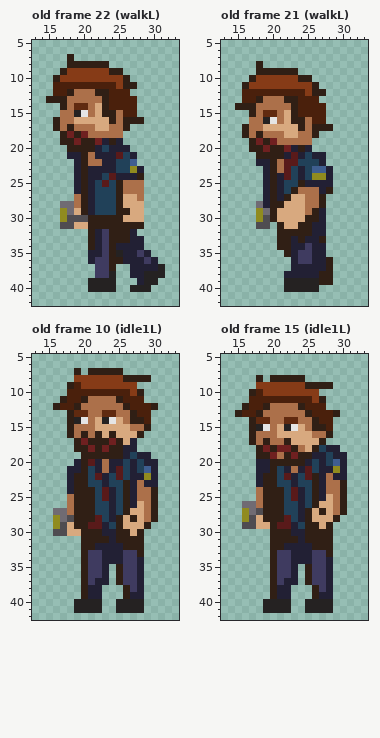
Two versions of one pixel-art file, toxic-terror-gamejam/Assets/Player/Player.aseprite. Above: the version before the commit.
48x48 pixels, 28 frames. Colours within 5 levels of each other are drawn and written as one. Shown: old frame 22 (walkL): x 13..33, y 5..42; old frame 21 (walkL): x 13..33, y 5..42; old frame 10 (idle1L): x 13..33, y 5..42; old frame 15 (idle1L): x 13..33, y 5..42. The commit also changed other frames, which this record leaves out.
After:
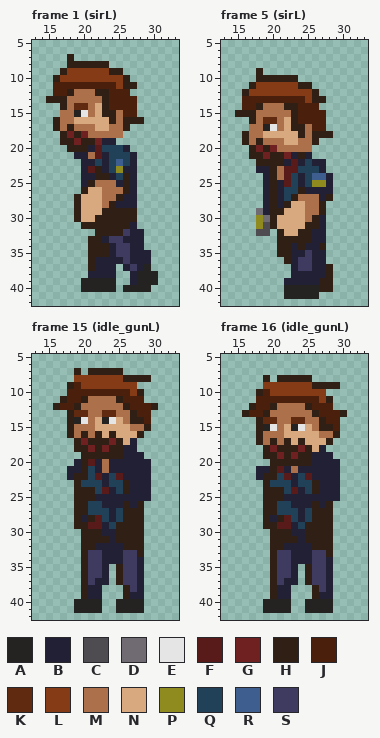
Palette (. is transparent): A #252222  B #222034  C #4f4c51  D #706b73  E #e5e5e5  F #591a1a  G #6f2020  H #301f15  J #4a200c  K #602a10  L #863b17  M #ac704a  N #d8a97f  P #908b1f  Q #214159  R #3f5e90  S #3f3b60
A new or re-ordered frame is compared with the old frame closest to it.
What changed:
frames 28 -> 56
--- frame 1 (sirL) is new; against old frame 22 (walkL)
@@ x 13..33 @@
 18 ....HGHGMMMMM........
-19 ....HHGHHGBHB........
-20 .....HHHHBQBBB.......
-21 .....BBHMBBBFQB......
-22 ......BHMMBBQQR......
-23 ......BHBBBBQQPB.....
-24 ......BHBBQFBBBH.....
-25 ......BHBQFQHMMM.....
-26 ......BHBQQQHMMM.....
-27 ......MHBQQQHNNM.....
-28 ....DDMHBQQQHNNN.....
-29 ....PDNHBQQQHHNN.....
-30 ....PCCCHHHHHNNN.....
-31 ....CCNNHHHHHHHH.....
-32 ........HBSHHHB......
-33 ........HBSHHHBB.....
-34 ........HBSHBBBB.....
-35 ........BBSHABBSB....
-36 ........BSSHHBBBSB...
-37 .........SSH..BBBBA..
-38 .........SSA..BBAAA..
-39 ........AAAA...BAA...
-40 ........AAAA..AAA....
+19 ....HHGHHGBB.........
+20 .....HHHBFQQQB.......
+21 ......BBMFBQQQB......
+22 .......BBQBQRQB......
+23 .......BFHBQPBB......
+24 .......BBHHBQHB......
+25 .......BHMMMBHB......
+26 .......HNNMMMHB......
+27 ......HNNNMMHBB......
+28 ......HNNNMHBBB......
+29 ......HNNNHHHHH......
+30 ......HNNHHHHHH......
+31 .......HHHHHHHB......
+32 .........HHHHSBB.....
+33 ........HHBSSBBB.....
+34 ........HHHBSSBB.....
+35 ........HHHBSSBBB....
+36 ........HBBBBSBBB....
+37 ........HBBB.BSBA....
+38 ........BBBB..BAAA...
+39 .......AAAAA..BAAA...
+40 .......AAAAA.AAAA....
 41 .....................
--- frame 5 (sirL) is new; against old frame 21 (walkL)
@@ x 13..33 @@
  7 .....................
- 8 .....H...............
- 9 .....HHHHHH..........
-10 ....HLLLLLLHH........
-11 ...HLLLLLLLLLH.......
-12 ...JJJJJJJJJLHH......
-13 ...JJHMMMHHJJJ.......
-14 ..HHHMMMMMHJJJJ......
-15 ....HMKKMNHJJJJ......
-16 ....MMAEMNHHMJJ......
-17 ...HMMNNNNNHMHHH.....
-18 ...HMHMMMNNMMH.......
-19 ....HGHGMMMMM........
-20 ....HHGHHGBHB........
-21 .....HHHHBFBQBB......
-22 .....BBHMFFQQQB......
-23 ......BHMFQBQRRB.....
-24 ......BHBFQBQPPB.....
-25 ......BHBQQHBBBB.....
-26 ......BHBQHMMMBH.....
-27 ......BHBHNNMMH......
-28 .....DBHHNNNMMH......
-29 .....PDHNNNNMHB......
-30 .....PCHNNNNHHB......
-31 .....CC.HNNHHBB......
-32 ........HHHHHBB......
-33 ........HHBHBBH......
-34 ........HHBBSBB......
-35 .........HBSSBB......
-36 ..........BSSBBH.....
-37 ..........BBBBBH.....
-38 .........BBBBBHH.....
-39 .........AAAAAHH.....
-40 .........AAAAA.......
-41 .....................
+ 8 .....................
+ 9 .....H...............
+10 .....HHHHHH..........
+11 ....HLLLLLLHH........
+12 ...HLLLLLLLLLH.......
+13 ...JJJJJJJJJLHH......
+14 ...JJHMMMHHJJJ.......
+15 ..HHHMMMMMHJJJJ......
+16 ....HMKKMNHJJJJ......
+17 ....MMAEMNHHMJJ......
+18 ...HMMNNNNNHMHHH.....
+19 ...HMHMMMNNMMH.......
+20 ....HGHGMMMMM........
+21 ....HHGHHGBHB........
+22 .....HHHHBFBQBB......
+23 .....BBHMFFQQQB......
+24 ......BHMFQBQRRB.....
+25 ......BHBFQBQPPB.....
+26 ......BHBQQHBBBB.....
+27 ......BHBQHMMMBH.....
+28 ......BHBHNNMMH......
+29 .....DBHHNNNMMH......
+30 .....PDHNNNNMHB......
+31 .....PCHNNNNHHB......
+32 .....CC.HNNHHBB......
+33 ........HHHHHBB......
+34 ........HHBHBBH......
+35 ........HHBBSBB......
+36 .........HBSSBB......
+37 ..........BSSBBH.....
+38 ..........BBBBBH.....
+39 .........BBBBBHH.....
+40 .........AAAAAHH.....
+41 .........AAAAA.......
 42 .....................
--- frame 15 (idle_gunL) is new; against old frame 10 (idle1L)
@@ x 13..33 @@
 18 ......HHGHGHHBB......
-19 .......HHHHHHBQBB....
-20 ......BHFBMBBQBQBB...
-21 .....BBHQBMBFQBQRB...
-22 .....BHHQFBQFQBBPB...
-23 .....BHHQQBQQHBMBB...
-24 .....BHHHQFBQHBMMH...
-25 .....MHHHQFBQHBMMH...
-26 .....MHHHQQBQHBNMH...
-27 ...DDMHHHQQBQHNNMH...
-28 ...PDCHHHFQBHNHNMH...
-29 ...PCNHHFFBQHNNNH....
-30 ...CCNNHHHBBHHNH.....
+19 .......HHHHHHBBB.....
+20 ......BHFBMBBBBBB....
+21 .....BBHQBMBBBBBB....
+22 .....BHHQFBQFBBBB....
+23 ......HQQQBQQHBBB....
+24 ......HHHQFBQHBBB....
+25 ......HHHBBBBBBBB....
+26 ......HHQQBBBHBH.....
+27 ......HHQQQBQHHH.....
+28 ......HBHFQBQHHH.....
+29 ......HHFFBQHHHH.....
+30 .......HHHBBHHHH.....
 31 .......HHHHBHHHH.....
--- frame 16 (idle_gunL) is new; against old frame 15 (idle1L)
@@ x 13..33 @@
  7 .....................
- 8 .....H.HHHHH.........
- 9 .....LLLLLLLHHHH.....
-10 ....HJLLLLLLLL.......
-11 ....JJJJJJJJJLH......
-12 ...HJJHMMMMHJJJ......
-13 ..HJJHMMMMMMHJJJH....
-14 ....HKKMMKKMMHJJ.....
-15 ....HAEMNAENMHHJ.....
-16 ....HMMMNNNNNMMH.....
-17 ....HMHMMHNNNNH......
-18 .....HGHGGHMNHQBB....
-19 .....HHGMHGHHBBQBB...
-20 .....BBHHHHHBQBQRB...
-21 .....BBHQBMBFQBBPB...
-22 .....BHHQFBQFHBMBB...
-23 .....BHHQQBQQHBMMH...
-24 .....MHHHQFBQHBMMH...
-25 .....MHHHQFBQHBNMH...
-26 ...DDMHHHQQBQHNNMH...
-27 ...PDCHHHQQBHNHNMH...
-28 ...PCNHHHFQBHNNNH....
-29 ...CCNNHFFBQHHNH.....
+ 8 ......H.HHHHH........
+ 9 ......LLLLLLLHHHH....
+10 .....HJLLLLLLLL......
+11 .....JJJJJJJJJLH.....
+12 ....HJJHMMMMHJJJ.....
+13 ...HJJHMMMMMMHJJJH...
+14 .....HKKMMKKMMHJJ....
+15 .....HAEMNAENMHHJ....
+16 .....HMMMNNNNNMMH....
+17 .....HMHMHNHNNNH.....
+18 ......HGHHHGHNB......
+19 ......HHGHGHHBBB.....
+20 .......HHHHHHBBBB....
+21 .....BBHFBMBBBBBB....
+22 .....BHHQFBQFBBBB....
+23 ......HQQQBQQHBBB....
+24 ......HHHQFBQHBBB....
+25 ......HHHBBBBBBBB....
+26 ......HHQQBBBHBH.....
+27 ......HHQQQBQHHH.....
+28 ......HBHFQBQHHH.....
+29 ......HHFFBQHHHH.....
 30 .......HHHBBHHHH.....
Where, in picture pixels (left, top, right, bottom), the same in both pictures:
changed: (60, 138, 165, 292)
changed: (235, 61, 333, 299)
changed: (53, 452, 158, 536)
changed: (235, 375, 347, 529)
